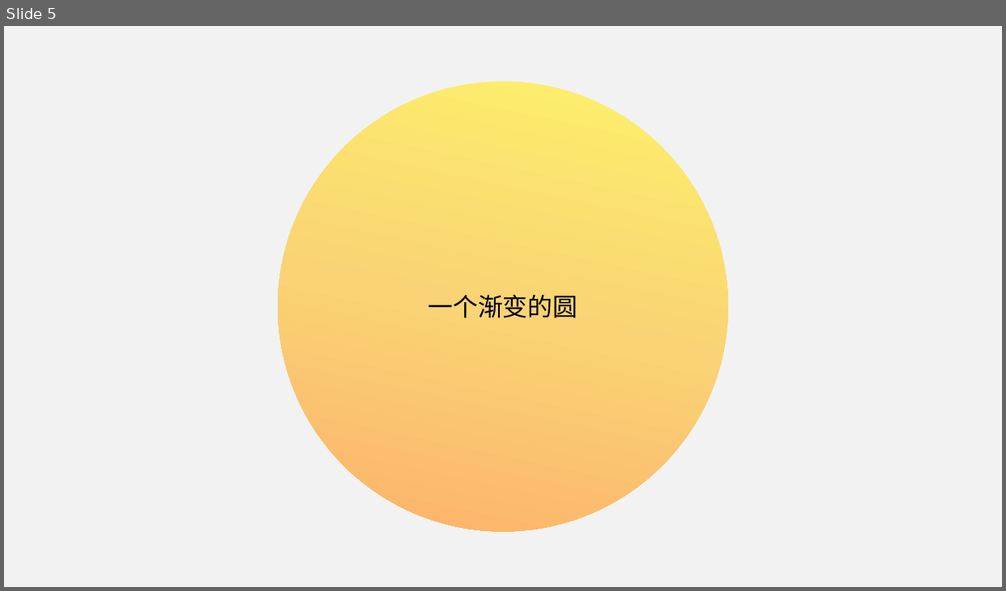
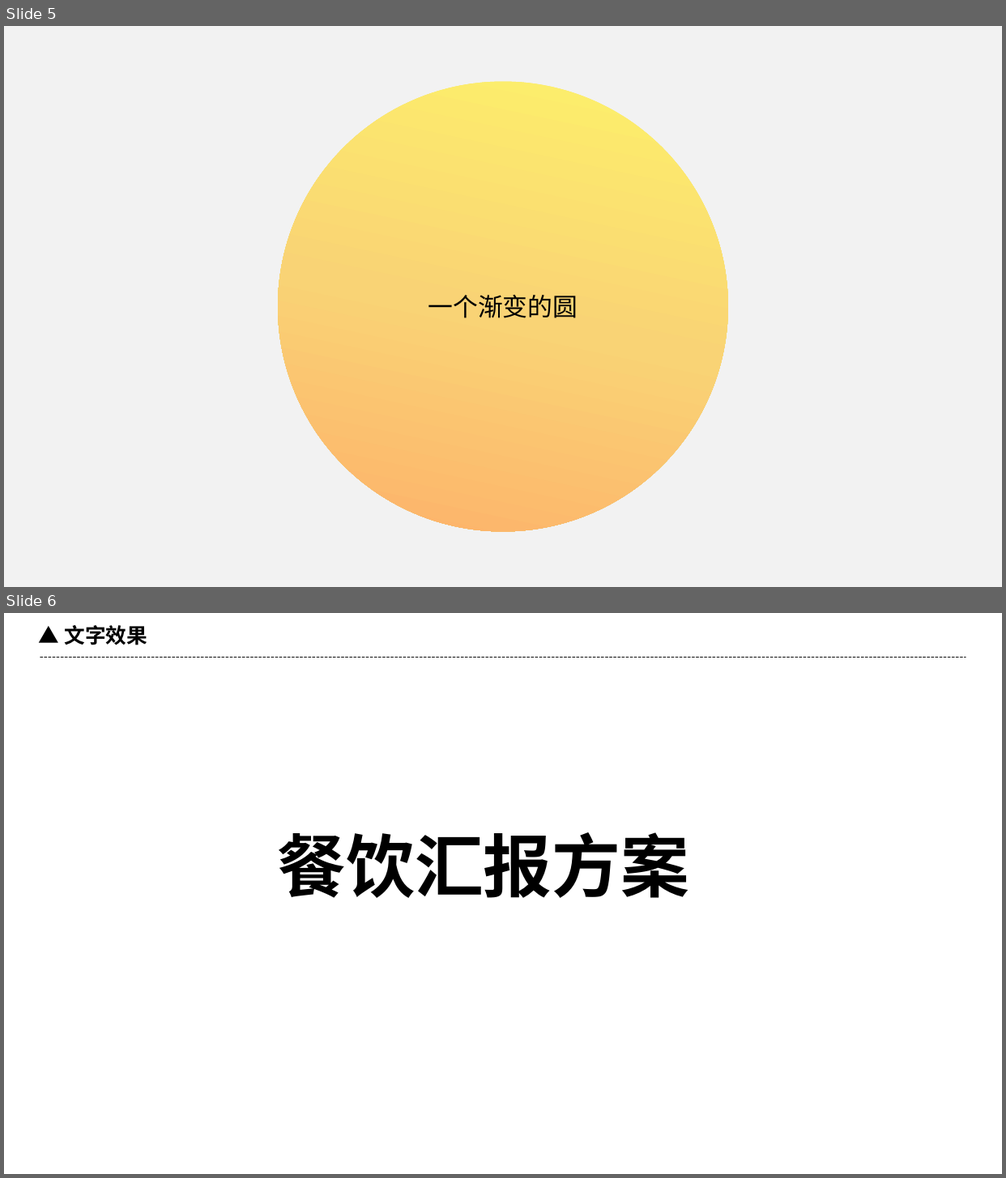
Before and after one commit to W1033/Hardware-and-Software-Apps-Notes, a slide deck: Office办公套件/PowerPoint/PPT制作教程-bilibili/演示文稿1.pptx. Shown one above the other, each under a label of ours: slide 5 before the commit, slides 5 and 6 after it. The pictures are 1006x591 and 1006x1178 pixels, drawn with LibreOffice and Linux fonts; fonts in the diff are those of the drawing. Boxes give left, top, right and bottom in pixels: in the first picture for what was removed or moved away, otherwise in the second. Text is boxed around its words. In the diff, an @@ line names an element or a change of style, - is before the commit and + after.

Commit message:
2023.06.15

```diff
--- a/Office办公套件/PowerPoint/PPT制作教程-bilibili/演示文稿1.pptx
+++ b/Office办公套件/PowerPoint/PPT制作教程-bilibili/演示文稿1.pptx
@@ slide 6 added at box(4, 613, 1002, 1174), background #FFFFFF @@
@@ text added at box(64, 625, 147, 645), 20 pt, text #000000, bold @@
+▲ 文字效果
@@ line added from (40, 658) to (966, 658), #000000 1 pt dashed @@
@@ rectangle added at box(270, 820, 736, 911), fill #FFFFFF, 66 pt, text #000000, bold @@
+餐饮汇报方案
```
Also in this commit, not shown: 3 slides changed, 1 other slide added.
